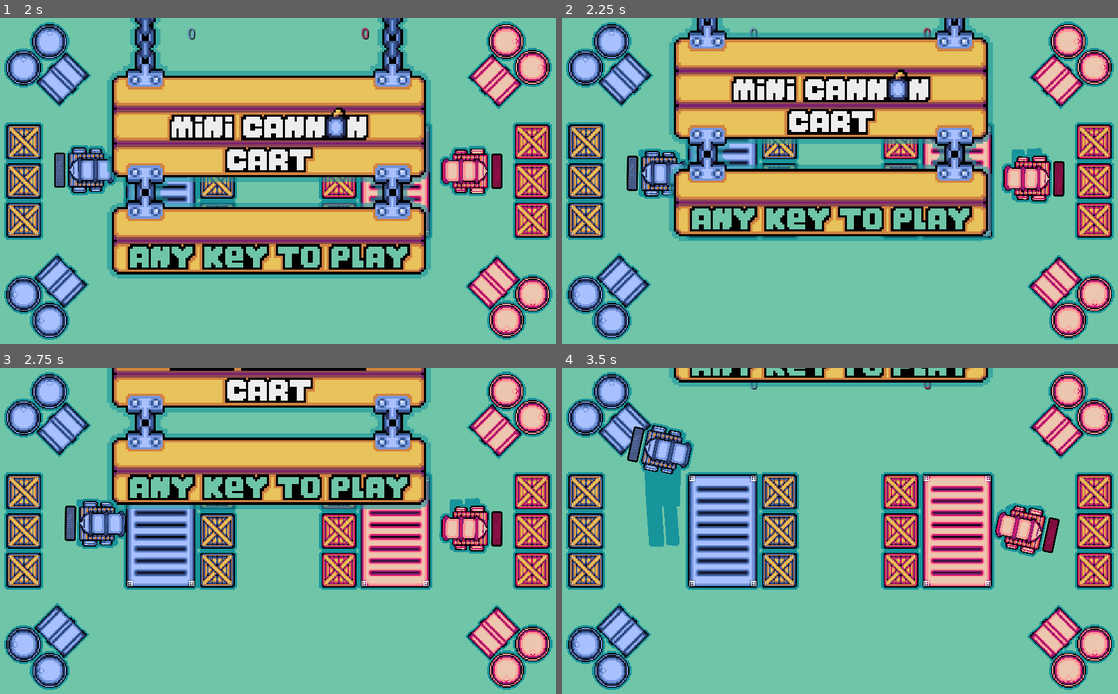
Above: before the commit, frames 1-4 (two rows, left to right).
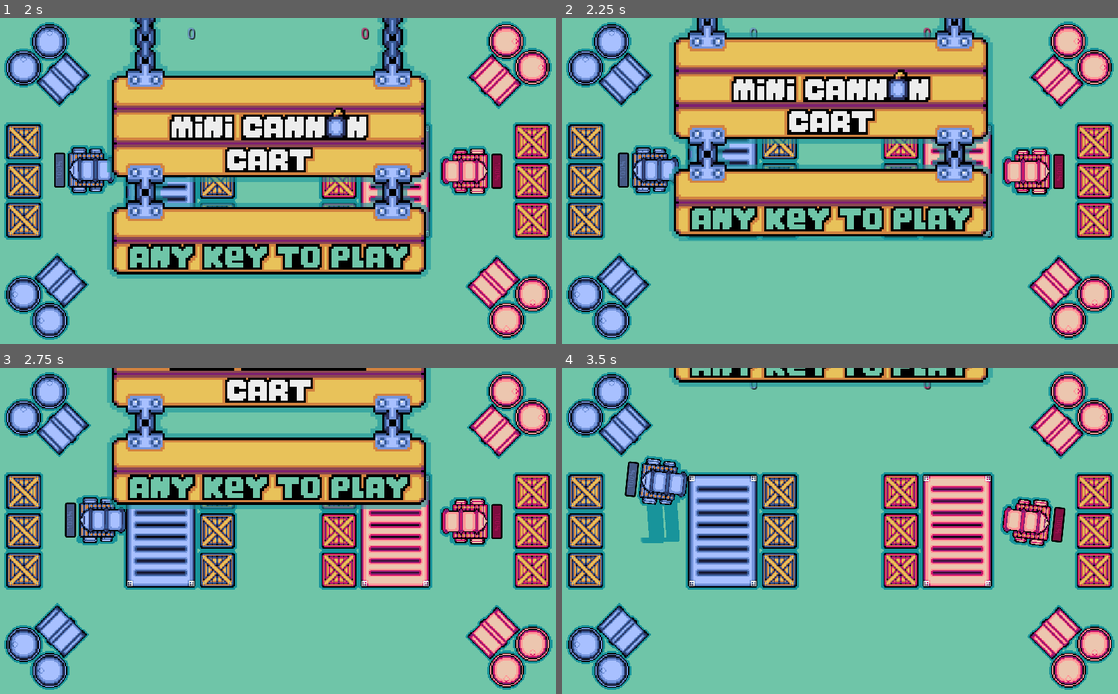
Above: after the commit, the same moments.

Repository: abelarduu/Mini-Cannon-Carts
Game: Godot game, scene res://scenes/Main_scene.tscn
The game is run twice, just before and just after one commit, with the same random seed, the same clock (stepped at 60 frames per second) and the same inputs.
Inputs:
- Up to frame 1 (2 s): tap Enter at 0.5 s; hold D (P1_right) 0.53-1.28 s; tap E (P1_attack) at 0.6 s; hold S (P1_down) from 1.28 s (still down); tap Keypad 0 (P2_attack) at 1.35 s
- Up to frame 2 (2.25 s): tap Space at 2 s; release S (P1_down) at 2.03 s; hold D (P1_right) from 2.03 s (still down); tap Down (P2_down) at 2.1 s
- Up to frame 3 (2.75 s): keep holding D (P1_right)
- Up to frame 4 (3.5 s): release D (P1_right) at 2.78 s; hold W (P1_up) from 2.78 s (still down); tap Left (P2_left) at 2.85 s

Frame 1 is identical in both runs. In frame 2, 2.5% of the frame differs, in the area x 10-91%, y 39-57%; in frame 3, 2.1%; in frame 4, 4.1%, in the area x 11-91%, y 16-58%.

Commit message:
testando aceleração nos carts

Diff:
--- a/scripts/Cannon_Cart.gd
+++ b/scripts/Cannon_Cart.gd
@@ -5,7 +5,8 @@
 var attack: bool
 var scores= 0
 var life= 100
-var speed= 200
+var speed= 0
+const MAX_SPEED= 200
 var self_point= life
 var BOMBS_GROUP= "Bomb-" + str(self)
 
@@ -34,10 +35,10 @@
 	if not Engine.editor_hint:
 		if life > 0 and get_parent().play:
 			mov= Vector2.ZERO
-			if Input.is_action_pressed(mov_inputs[index][0]): mov.x=-1
-			if Input.is_action_pressed(mov_inputs[index][1]): mov.x= 1
-			if Input.is_action_pressed(mov_inputs[index][2]): mov.y=-1
-			if Input.is_action_pressed(mov_inputs[index][3]): mov.y= 1
+			if Input.is_action_pressed(mov_inputs[index][0]): mov.x-=1
+			if Input.is_action_pressed(mov_inputs[index][1]): mov.x+=1
+			if Input.is_action_pressed(mov_inputs[index][2]): mov.y-=1
+			if Input.is_action_pressed(mov_inputs[index][3]): mov.y+=1
 			mov_animate()
 
 			if Input.is_action_just_pressed(attack_inputs[index]):
@@ -47,6 +48,7 @@
 
 			$lifeBar.value= life
 			look_at(get_parent().player2_position if index == 0 else get_parent().player1_position)
+			speed= lerp(speed, MAX_SPEED * mov.length(), .01)
 			mov= move_and_slide(mov * speed)
 			add_wheel_track()
 
